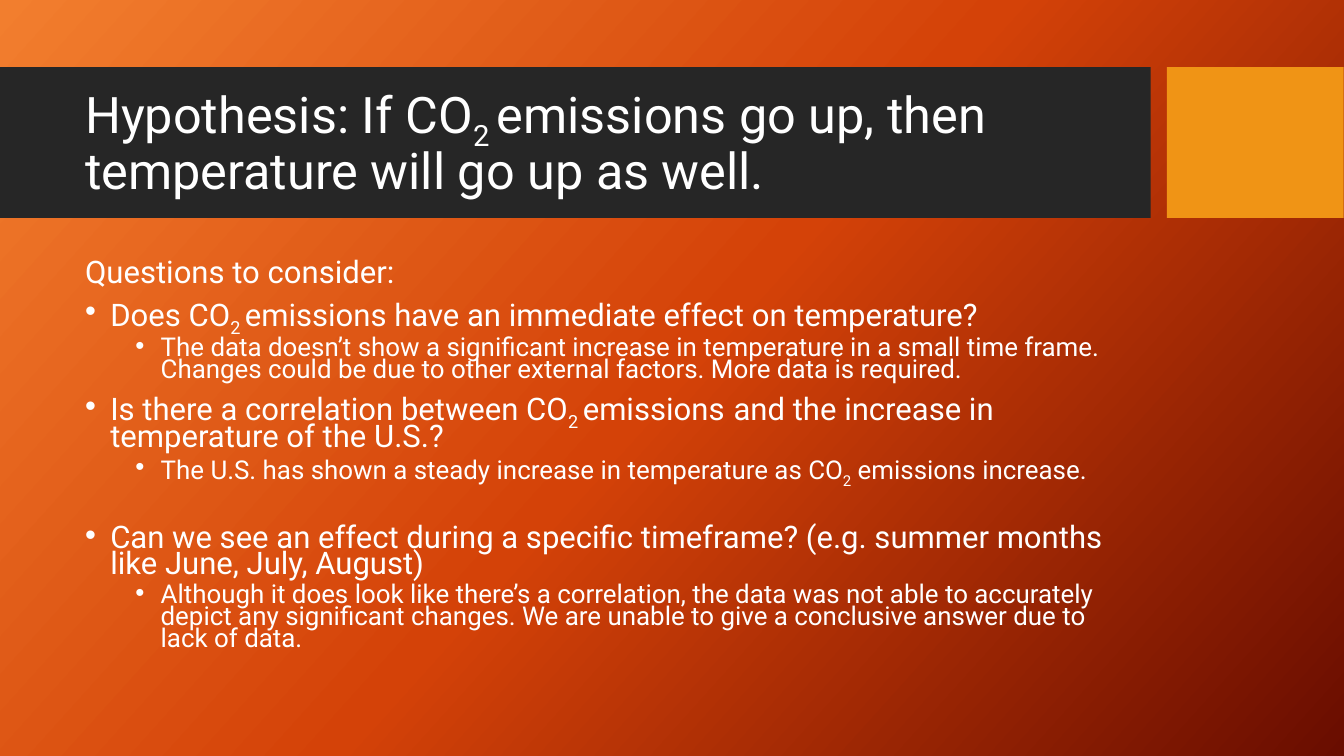
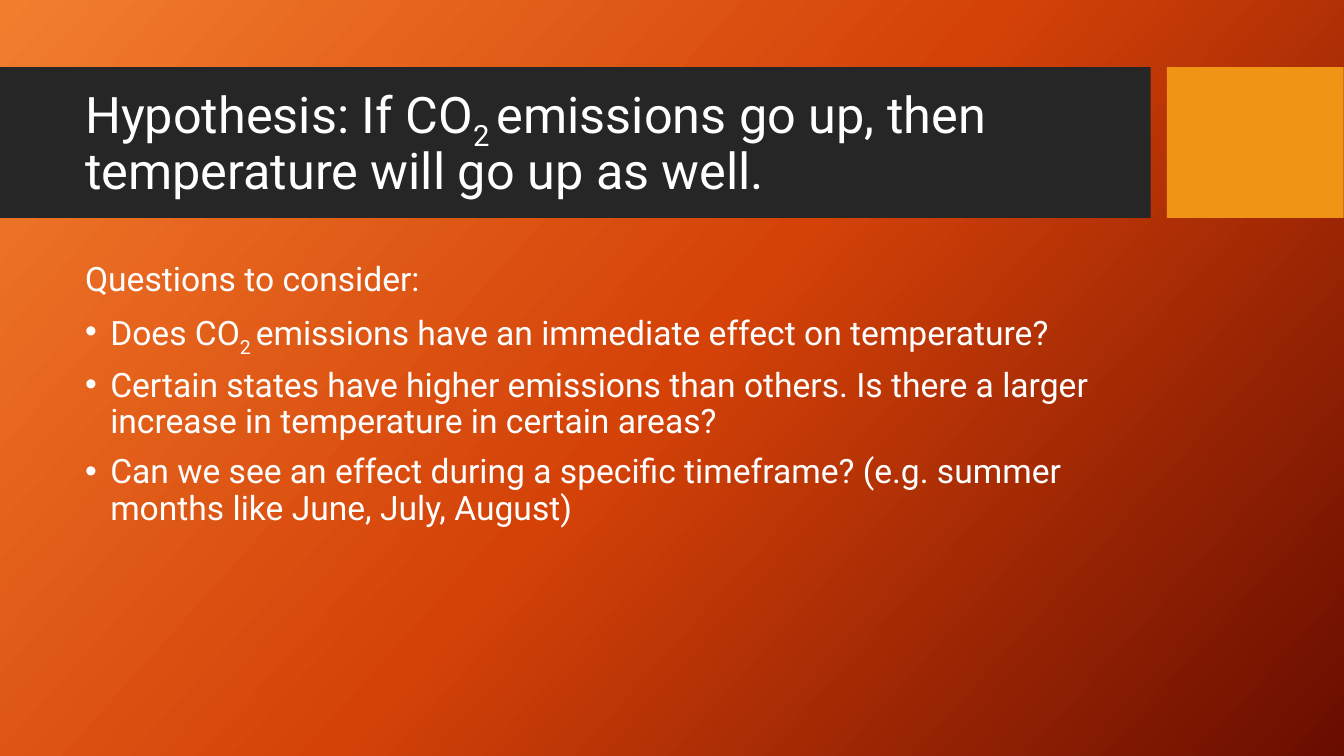
Before and after one commit to KennytheSun/Global_Warming_Repo, a slide deck: slide 2 of CO2emissionsVsTempPP.pptx. Drawn at 1344x756 pixels with LibreOffice and Linux fonts; fonts in the diff are those of the drawing; background and template pictures are left out. Boxes give left, top, right and bottom in pixels: in the first picture for what was removed or moved away, otherwise in the second. Text is boxed around its words. In the diff, an @@ line names an element or a change of style, - is before the commit and + after.

```diff
--- a/CO2emissionsVsTempPP.pptx
+++ b/CO2emissionsVsTempPP.pptx
@@ text at [85, 265, 1061, 528]: size 22.2 to 24 pt in "Questions to consider:", "Does CO2 emissions have an immediate effect ...", "Can we see an effect during a ..."; line spacing 0.7 to 0.9 @@
@@ text at [110, 371, 1088, 440]: text changed; size 18.5 to 24 pt @@
-  • The data doesn’t show a significant increase in temperature in a small time frame. Changes could be due to other external factors. More data is required.
-• Is there a correlation between CO2 emissions and the increase in temperature of the U.S.?
-  • The U.S. has shown a steady increase in temperature as CO2 emissions increase.
+• Certain states have higher emissions than others. Is there a larger increase in temperature in certain areas?
@@ text at [161, 580, 1092, 648]: paragraph removed @@
-  • Although it does look like there’s a correlation, the data was not able to accurately depict any significant changes. We are unable to give a conclusive answer due to lack of data.
```
Also in this commit, not shown: 3 other slides changed, 12 slides added, 2 slides removed.
